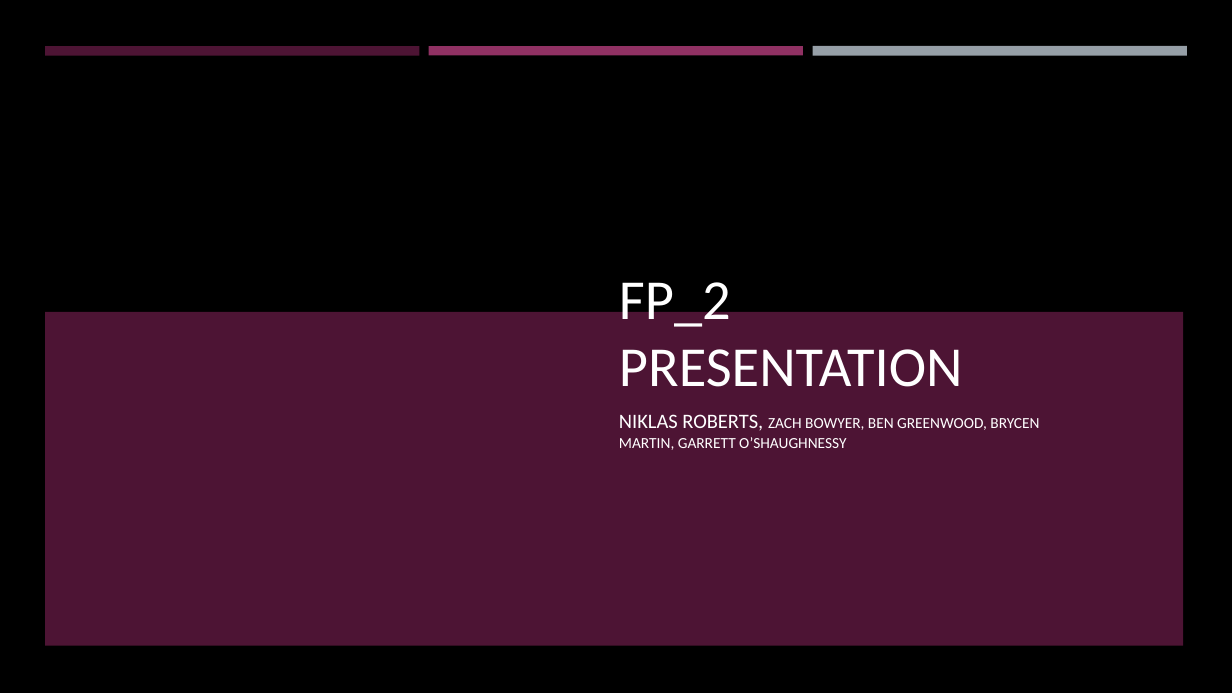
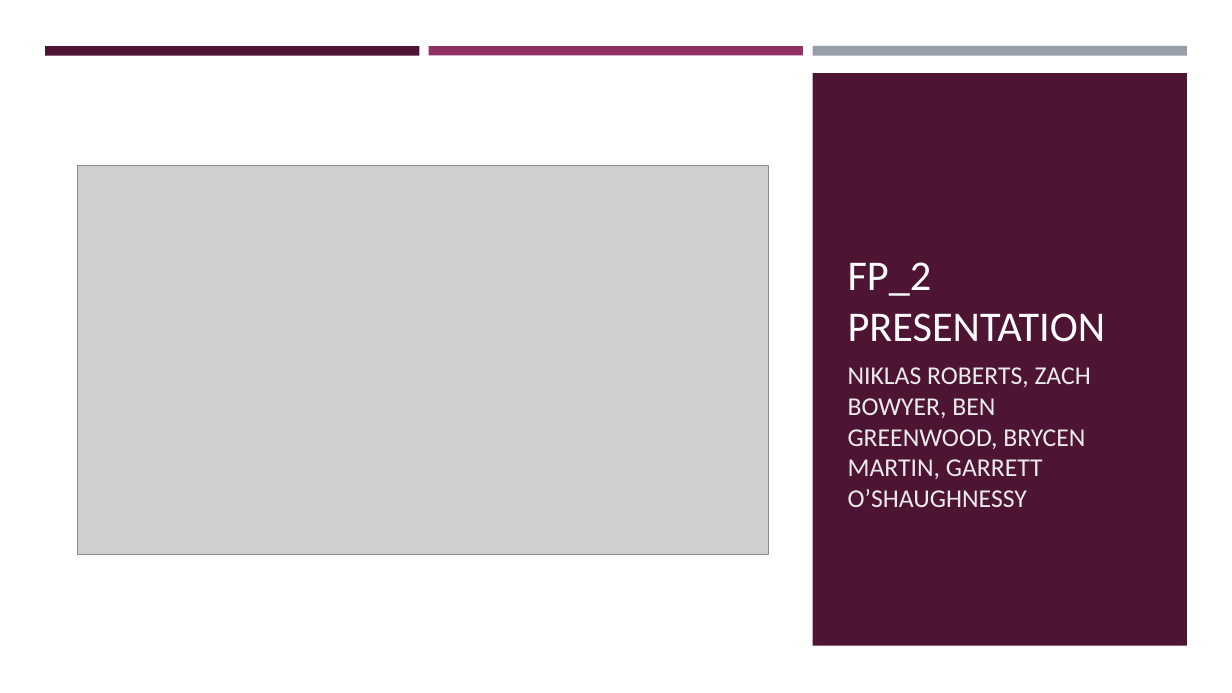
Before and after one commit to Primespark24/DPUDesignArchitecture, a slide deck: slide 1 of Info/FP_2 Presentation.pptx. Drawn at 1232x693 pixels with LibreOffice and Linux fonts; fonts in the diff are those of the drawing; grey boxes stand for pictures; background and template pictures are left out. Boxes give left, top, right and bottom in pixels: in the first picture for what was removed or moved away, otherwise in the second. Text is boxed around its words. In the diff, an @@ line names an element or a change of style, - is before the commit and + after.

```diff
--- a/Info/FP_2 Presentation.pptx
+++ b/Info/FP_2 Presentation.pptx
@@ background picture (left out) to #FFFFFF @@
@@ rectangle added at box(0, 65, 1232, 693), fill #FFFFFF @@
@@ rectangle added at box(812, 73, 1187, 646), fill #4D1434 @@
@@ title "FP_2 PRESENTATION": place and size @@
-title "FP_2 PRESENTATION" at box(619, 282, 963, 387)
+title "FP_2 PRESENTATION" at box(848, 262, 1106, 342)
@@ title "FP_2 PRESENTATION" at box(848, 262, 1106, 342): size 44 to 33 pt @@
@@ picture added at box(78, 165, 768, 554) @@
@@ rectangle removed at box(45, 311, 1184, 645) @@
@@ subtitle "NIKLAS ROBERTS, ZACH BOWYER, BEN ...": place and size @@
-subtitle "NIKLAS ROBERTS, ZACH BOWYER, BEN ..." at box(619, 414, 1039, 450)
+subtitle "NIKLAS ROBERTS, ZACH BOWYER, BEN ..." at box(848, 367, 1091, 507)
@@ subtitle "NIKLAS ROBERTS, ZACH BOWYER, BEN ..." at box(848, 367, 1091, 507): size 16 to 20 pt in "NIKLAS ROBERTS,"; size 12 to 20 pt in "ZACH BOWYER, BEN GREENWOOD, BRYCEN MARTIN, GARRETT ..."; text colour #FFFFFF to #EBEBEB; more space between paragraphs @@
```
Also in this commit, not shown: 1 other slide changed, 4 slides added.
